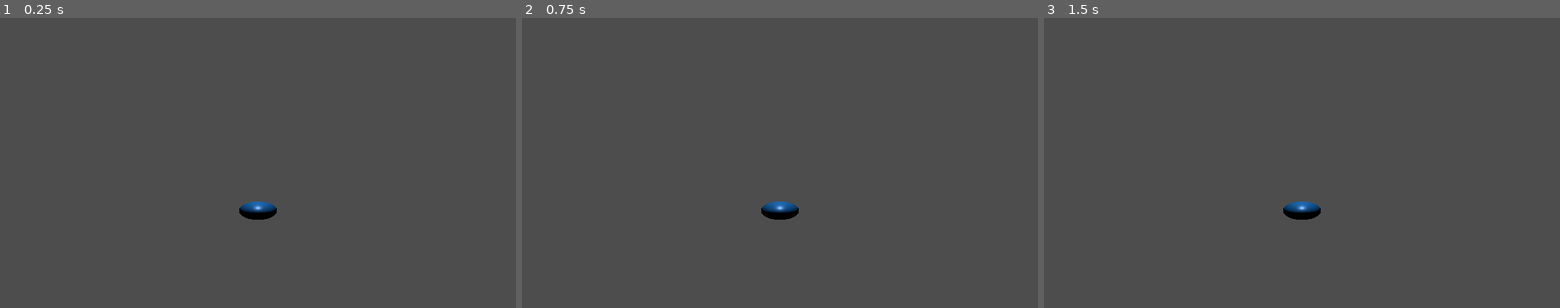
Above: before the commit, frames 1-3 (left to right).
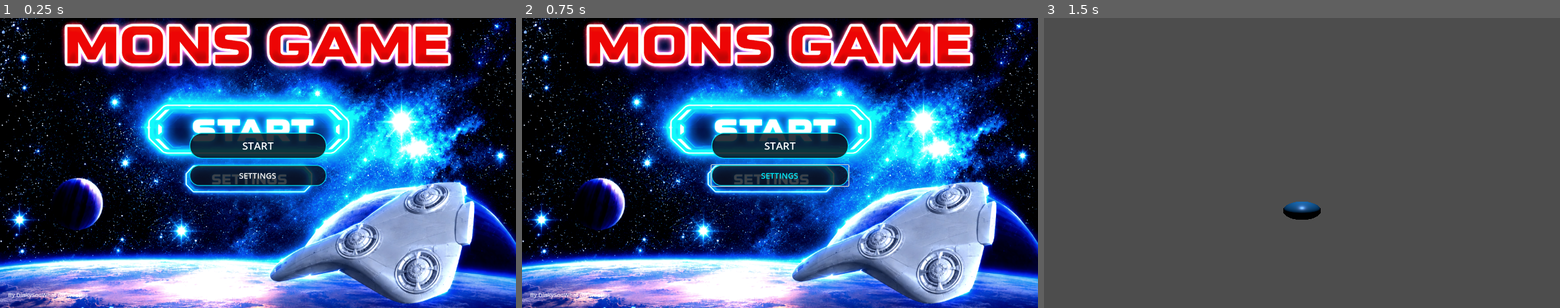
Above: after the commit, the same moments.

Repository: soowhatdinky-sketch/MonsGame
Game: Godot game, scene res://scenes/MONS_GAME.tscn
Two runs of this game, one before a commit and one after it. Both use one fixed random seed, a clock stepped at 60 frames per second and the inputs below. Before the commit the project starts from res://scenes/Main.tscn.
Inputs (mouse positions are in pixels of both pictures, inside the frame that each line leads up to):
- Up to frame 1 (0.25 s): no input
- Up to frame 2 (0.75 s): click (780, 174) at 0.5 s, where only the run after the commit has a clickable "SETTINGS"
- Up to frame 3 (1.5 s): click (1302, 145) at 1.25 s, where only the run after the commit has a clickable "START"

The runs differ from the first frame. In frame 1, 100% of the frame differs, in the area x 0-100%, y 0-100%; in frame 2, 100%; in frame 3, nothing differs.
Error in both runs: Invalid assignment of property or key 'mesh' with value of type 'SphereMesh' on a base object of type 'MultiMeshInstance3D'. (res://scripts/Starfield.gd:17)

Commit message:
Implement functional main menu scene
Co-authored-by: soowhatdinky-sketch <265964468+soowhatdinky-sketch@users.noreply.github.com>

Diff:
--- a/game/project.godot
+++ b/game/project.godot
@@ -3,7 +3,7 @@
 [application]
 
 config/name="MonsGame"
-run/main_scene="res://scenes/Main.tscn"
+run/main_scene="res://scenes/MONS_GAME.tscn"
 config/features=PackedStringArray("4.3", "GL Compatibility")
 
 [display]
--- /dev/null
+++ b/game/scenes/MONS_GAME.tscn
@@ -0,0 +1,107 @@
+[gd_scene load_steps=5 format=3]
+
+[ext_resource path="res://assets/MONS_GAME.png" type="Texture2D" id=1]
+[ext_resource path="res://scripts/MONS_GAME.gd" type="Script" id=2]
+
+[sub_resource type="StyleBoxFlat" id="btn_start"]
+bg_color = Color(0.04, 0.07, 0.11, 0.85)
+border_width_left = 2
+border_width_top = 2
+border_width_right = 2
+border_width_bottom = 2
+border_color = Color(0, 0.94, 1, 1)
+corner_radius_top_left = 30
+corner_radius_top_right = 30
+corner_radius_bottom_right = 30
+corner_radius_bottom_left = 30
+content_margin_left = 20.0
+content_margin_top = 10.0
+content_margin_right = 20.0
+content_margin_bottom = 10.0
+
+[sub_resource type="StyleBoxFlat" id="btn_settings"]
+bg_color = Color(0.04, 0.07, 0.11, 0.8)
+border_width_left = 2
+border_width_top = 2
+border_width_right = 2
+border_width_bottom = 2
+border_color = Color(0, 0.94, 1, 0.85)
+corner_radius_top_left = 24
+corner_radius_top_right = 24
+corner_radius_bottom_right = 24
+corner_radius_bottom_left = 24
+content_margin_left = 16.0
+content_margin_top = 8.0
+content_margin_right = 16.0
+content_margin_bottom = 8.0
+
+[node name="MONS_GAME" type="Control"]
+layout_mode = 3
+anchors_preset = 15
+anchor_right = 1.0
+anchor_bottom = 1.0
+grow_horizontal = 2
+grow_vertical = 2
+script = ExtResource( 2 )
+
+[node name="Background" type="TextureRect" parent="."]
+layout_mode = 1
+anchors_preset = 15
+anchor_right = 1.0
+anchor_bottom = 1.0
+grow_horizontal = 2
+grow_vertical = 2
+texture = ExtResource( 1 )
+expand_mode = 1
+stretch_mode = 6
+
+[node name="MenuContainer" type="VBoxContainer" parent="."]
+layout_mode = 1
+anchors_preset = 8
+anchor_left = 0.5
+anchor_top = 0.5
+anchor_right = 0.5
+anchor_bottom = 0.5
+offset_left = -170.0
+offset_top = -75.0
+offset_right = 170.0
+offset_bottom = 75.0
+grow_horizontal = 2
+grow_vertical = 2
+theme_override_constants/separation = 16
+
+[node name="StartButton" type="Button" parent="MenuContainer"]
+custom_minimum_size = Vector2(340, 64)
+layout_mode = 2
+text = "START"
+theme_override_colors/font_color = Color(1, 1, 1, 1)
+theme_override_colors/font_hover_color = Color(0, 0.94, 1, 1)
+theme_override_font_sizes/font_size = 26
+theme_override_styles/normal = SubResource( "btn_start" )
+theme_override_styles/hover = SubResource( "btn_start" )
+theme_override_styles/pressed = SubResource( "btn_start" )
+
+[node name="SettingsButton" type="Button" parent="MenuContainer"]
+custom_minimum_size = Vector2(340, 52)
+layout_mode = 2
+text = "SETTINGS"
+theme_override_colors/font_color = Color(1, 1, 1, 1)
+theme_override_colors/font_hover_color = Color(0, 0.94, 1, 1)
+theme_override_font_sizes/font_size = 20
+theme_override_styles/normal = SubResource( "btn_settings" )
+theme_override_styles/hover = SubResource( "btn_settings" )
+theme_override_styles/pressed = SubResource( "btn_settings" )
+
+[node name="Credit" type="Label" parent="."]
+layout_mode = 1
+anchors_preset = 2
+anchor_top = 1.0
+anchor_bottom = 1.0
+offset_left = 20.0
+offset_top = -42.0
+offset_right = 400.0
+offset_bottom = -12.0
+grow_vertical = 0
+text = "By DinkySooWhat for woofles"
+theme_override_colors/font_color = Color(1, 1, 1, 0.8)
+theme_override_font_sizes/font_size = 14
--- /dev/null
+++ b/game/scripts/MONS_GAME.gd
@@ -0,0 +1,11 @@
+extends Control
+
+func _ready():
+	$MenuContainer/StartButton.pressed.connect(_on_start_pressed)
+	$MenuContainer/SettingsButton.pressed.connect(_on_settings_pressed)
+
+func _on_start_pressed():
+	get_tree().change_scene_to_file("res://scenes/Main.tscn")
+
+func _on_settings_pressed():
+	print("Settings pressed")
Binary file added: game/assets/MONS_GAME.png
Not shown, added: game/assets/MONS_GAME.png.import
